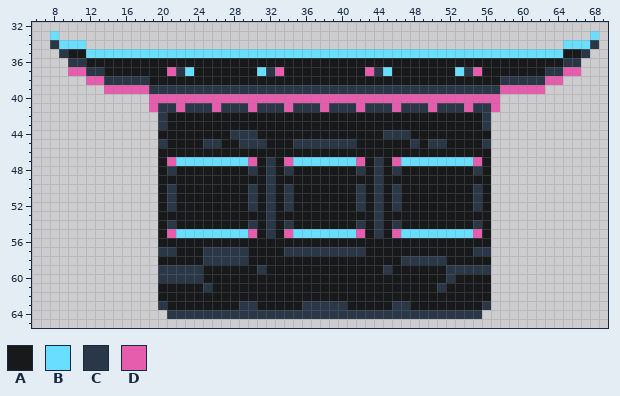
One commit to this pixel-art file: aseprite/pagoda.aseprite. Above is the file before it was changed.
80x80 pixels, 1 frame. Shown: x 6..69, y 32..65.
Palette (. is transparent): A #17191b  B #69deff  C #2a3747  D #e55dac
Pixels before, first column x 8:
33 B...........................................................B
34 CBBB.....................................................BBBC
35 .CAABBBBBBBBBBBBBBBBBBBBBBBBBBBBBBBBBBBBBBBBBBBBBBBBBBBBBAAC.
36 ..CCAAAAAAAAAAAAAAAAAAAAAAAAAAAAAAAAAAAAAAAAAAAAAAAAAAAAACC..
37 ..DDCCAAAAAAADCBAAAAAAABCDAAAAAAAAADCBAAAAAAABCDAAAAAAACCDD..
38 ....DDCCCCCAAAAAAAAAAAAAAAAAAAAAAAAAAAAAAAAAAAAAAACCCCCDD....
39 ......DDDDDCCCCCCCCCCCCCCCCCCCCCCCCCCCCCCCCCCCCCCCDDDDD......
40 ...........DDDDDDDDDDDDDDDDDDDDDDDDDDDDDDDDDDDDDDD...........
41 ...........DCCDCCCDCCCDCCCDCCCDCCCDCCCDCCCDCCCDCCD...........
42 ............CAAAAAAAAAAAAAAAAAAAAAAAAAAAAAAAAAAAC............
43 ............CAAAAAAAAAAAAAAAAAAAAAAAAAAAAAAAAAAAC............
44 ............AAAAAAAACCCAAAAAAAAAAAAAACCCAAAAAAAAA............
45 ............CAAAACCAACCCAAACCCCCCCAAAAAACACCAAAAC............
46 ............AAAAAAAAAAAAAAAAAAAAAAAAAAAAAAAAAAAAA............
47 ............ADBBBBBBBBDACADBBBBBBBDACADBBBBBBBBDA............
48 ............ACAAAAAAAACACACAAAAAAACACACAAAAAAAACA............
49 ............AAAAAAAAAAAACAAAAAAAAAAACAAAAAAAAAAAA............
50 ............ACAAAAAAAACACACAAAAAAACACACAAAAAAAACA............
51 ............ACAAAAAAAACACACAAAAAAACACACAAAAAAAACA............
52 ............ACAAAAAAAACACACAAAAAAACACACAAAAAAAACA............
53 ............AAAAAAAAAAAACAAAAAAAAAAACAAAAAAAAAAAA............
54 ............ACAAAAAAAACACACAAAAAAACACACAAAAAAAACA............
55 ............ADBBBBBBBBDACADBBBBBBBDACADBBBBBBBBDA............
56 ............AAAAAAAAAAAAAAAAAAAAAAAAAAAAAAAAAAAAA............
57 ............CCAAACCCCCAAAACCCCCCCCCAAAAAAAAAAAACC............
58 ............AAAAACCCCCAAAAAAAAAAAAAAAAACCCCCAAAAA............
59 ............CCCCCAAAAAACAAAAAAAAAAAAACAAAAAACCCCC............
60 ............CCCCCAAAAAAAAAAAAAAAAAAAAAAAAAAACAAAA............
61 ............AAAAACAAAAAAAAAAAAAAAAAAAAAAAAACAAAAA............
62 ............AAAAAAAAAAAAAAAAAAAAAAAAAAAAAAAAAAAAA............
63 ............CAAAAAAAACCAAAAACCCCCAAAAACCAAAAAAAAC............
64 .............CCCCCCCCCCCCCCCCCCCCCCCCCCCCCCCCCCC.............
New version:
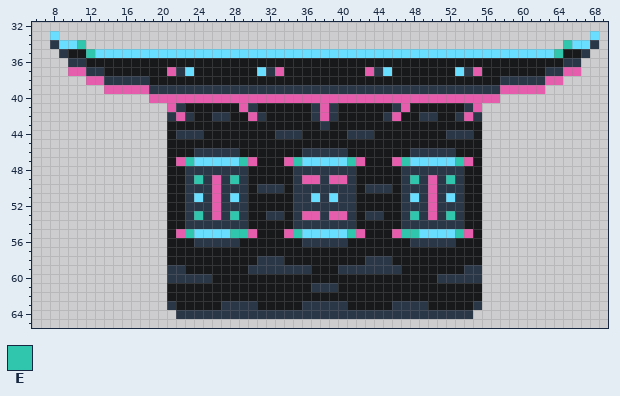
Colours new in this view: E #30c5ad
Change:
y 34: x 11 B -> E; x 65 B -> E
y 35: x 12 B -> E; x 64 B -> E
y 41: x 19..36 DCCDCCCDCCCDCCCDCC -> ..DCAAAAAADCAAAAAA; x 40..57 CCDCCCDCCCDCCCDCCD -> AAAAAACDAAAAAACD..
y 42: x 20..23 CAAA -> .CDC; x 26..27 AA -> CC; x 30..31 AA -> DC; x 37..39 AAA -> CDC; x 45..46 AA -> CD; x 49..50 AA -> CC; x 53..56 AAAC -> CDC.
y 43: x 20 C -> .; x 38 A -> C; x 56 C -> .
y 44: x 20 A -> .; x 22..24 AAA -> CCC; x 28..30 CCC -> AAA; x 33..35 AAA -> CCC; x 41..43 AAA -> CCC; x 45..47 CCC -> AAA; x 52..54 AAA -> CCC; x 56 A -> .
y 45: x 20 C -> .; x 25..26 CC -> AA; x 29..31 CCC -> AAA; x 35..41 CCCCCCC -> AAAAAAA; x 48 C -> A; x 50..51 CC -> AA; x 56 C -> .
y 46: x 20 A -> .; x 24..28 AAAAA -> CCCCC; x 36..40 AAAAA -> CCCCC; x 48..52 AAAAA -> CCCCC; x 56 A -> .
y 47: x 20..23 ADBB -> .ADE; x 29 B -> E; x 32 C -> A; x 35 B -> E; x 41 B -> E; x 44 C -> A; x 47 B -> E; x 53..56 BBDA -> EDA.
y 48: x 20..21 AC -> .A; x 23..30 AAAAAAAC -> CCCCCCCA; x 32 C -> A; x 34..42 CAAAAAAAC -> ACCCCCCCA; x 44 C -> A; x 46..53 CAAAAAAA -> ACCCCCCC; x 55..56 CA -> A.
y 49: x 20 A -> .; x 23..29 AAAAAAA -> CECDCEC; x 32 C -> A; x 35..41 AAAAAAA -> CDDCDDC; x 44 C -> A; x 47..53 AAAAAAA -> CECDCEC; x 56 A -> .
y 50: x 20..21 AC -> .A; x 23..31 AAAAAAACA -> CCCDCCCAC; x 33..43 ACAAAAAAACA -> CACCCCCCCAC; x 45..53 ACAAAAAAA -> CACCCDCCC; x 55..56 CA -> A.
y 51: x 20..21 AC -> .A; x 23..30 AAAAAAAC -> CBCDCBCA; x 32 C -> A; x 34..42 CAAAAAAAC -> ACCBCBCCA; x 44 C -> A; x 46..53 CAAAAAAA -> ACBCDCBC; x 55..56 CA -> A.
y 52: x 20..21 AC -> .A; x 23..30 AAAAAAAC -> CCCDCCCA; x 32 C -> A; x 34..42 CAAAAAAAC -> ACCCCCCCA; x 44 C -> A; x 46..53 CAAAAAAA -> ACCCDCCC; x 55..56 CA -> A.
y 53: x 20 A -> .; x 23..29 AAAAAAA -> CECDCEC; x 33 A -> C; x 35..41 AAAAAAA -> CDDCDDC; x 43 A -> C; x 47..53 AAAAAAA -> CECDCEC; x 56 A -> .
y 54: x 20..21 AC -> .A; x 23..30 AAAAAAAC -> CCCCCCCA; x 32 C -> A; x 34..42 CAAAAAAAC -> ACCCCCCCA; x 44 C -> A; x 46..53 CAAAAAAA -> ACCCCCCC; x 55..56 CA -> A.
y 55: x 20..23 ADBB -> .ADE; x 28..29 BB -> EE; x 32 C -> A; x 35 B -> E; x 41 B -> E; x 44 C -> A; x 47..48 BB -> EE; x 53..56 BBDA -> EDA.
y 56: x 20 A -> .; x 24..28 AAAAA -> CCCCC; x 36..40 AAAAA -> CCCCC; x 48..52 AAAAA -> CCCCC; x 56 A -> .
y 57: x 20..21 CC -> .A; x 25..29 CCCCC -> AAAAA; x 34..42 CCCCCCCCC -> AAAAAAAAA; x 55..56 CC -> A.
y 58: x 20 A -> .; x 25..29 CCCCC -> AAAAA; x 31..33 AAA -> CCC; x 43..45 AAA -> CCC; x 47..51 CCCCC -> AAAAA; x 56 A -> .
y 59: x 20 C -> .; x 23..24 CC -> AA; x 30 A -> C; x 32..36 AAAAA -> CCCCC; x 40..44 AAAAA -> CCCCC; x 46 A -> C; x 52..53 CC -> AA; x 56 C -> .
y 60: x 20 C -> .; x 25 A -> C; x 51 A -> C; x 53..56 AAAA -> CCC.
y 61: x 20 A -> .; x 25 C -> A; x 37..39 AAA -> CCC; x 51 C -> A; x 56 A -> .
y 62: x 20 A -> .; x 56 A -> .
y 63: x 20..21 CA -> .C; x 27..28 AA -> CC; x 48..49 AA -> CC; x 55..56 AC -> C.
y 64: x 21 C -> .; x 55 C -> .
